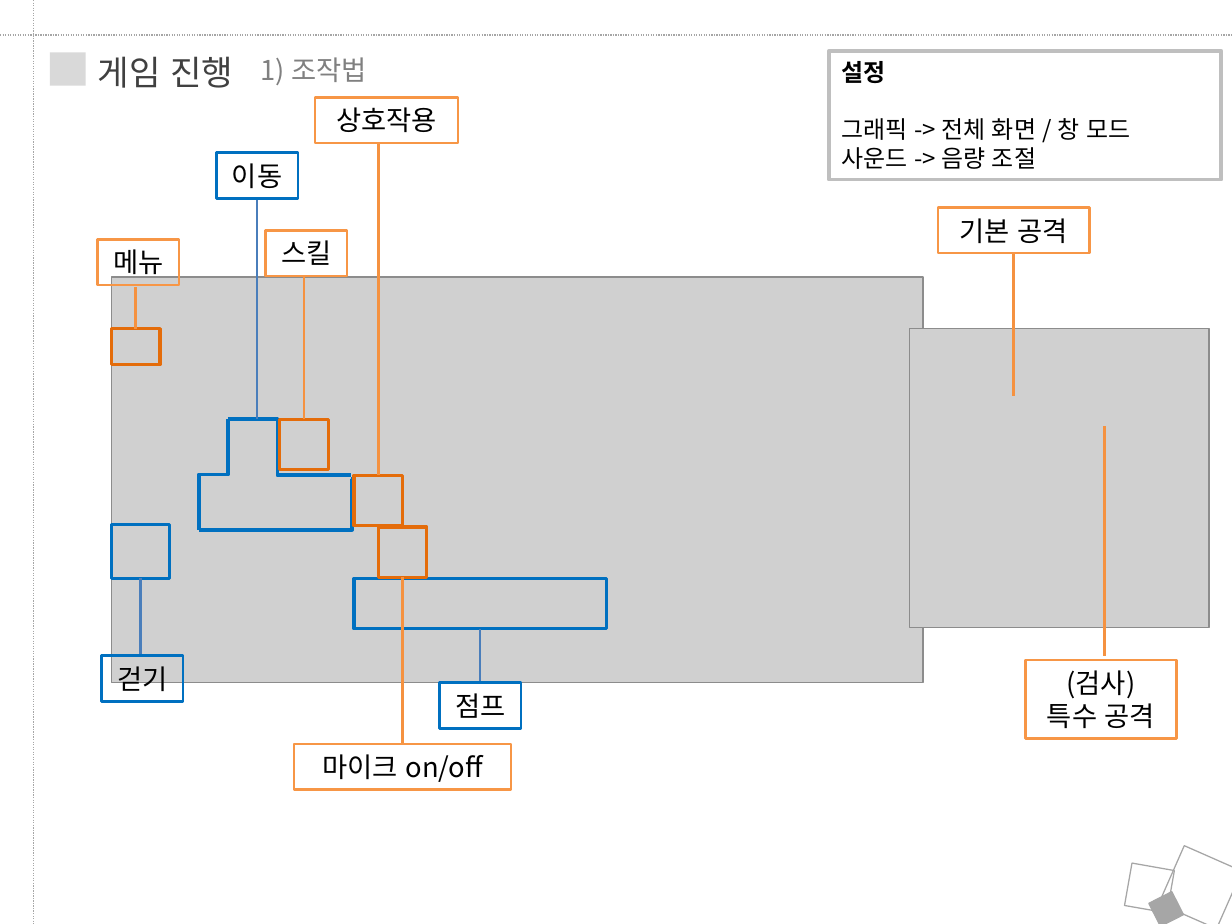
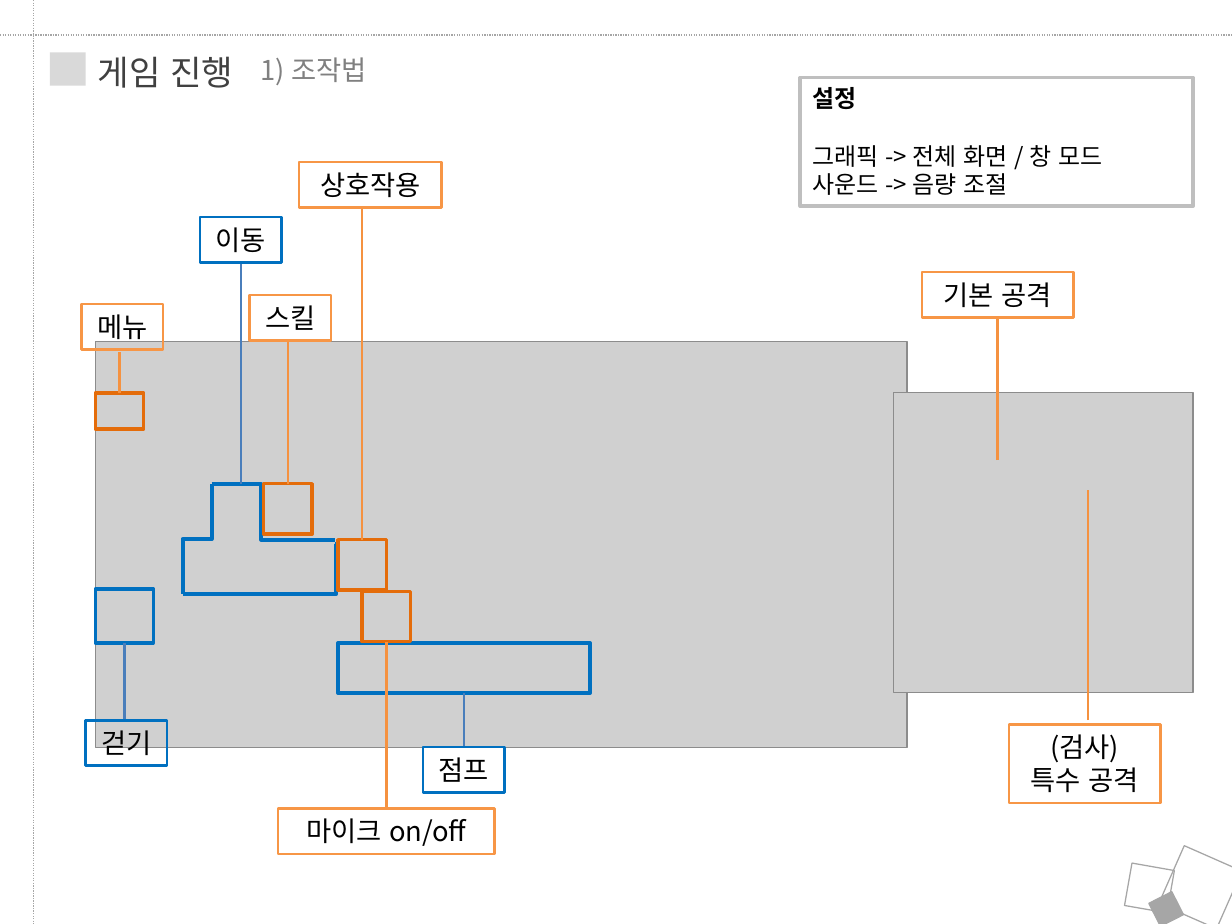
Before and after one commit to JungRobbi/ZolZak, a slide deck: slide 16 of Document/ppt.pptx (slide 31 before the commit). Drawn at 1232x924 pixels with LibreOffice and Linux fonts; fonts in the diff are those of the drawing; grey boxes stand for pictures. Boxes give left, top, right and bottom in pixels: in the first picture for what was removed or moved away, otherwise in the second. Text is boxed around its words. In the diff, an @@ line names an element or a change of style, - is before the commit and + after.

```diff
--- a/Document/ppt.pptx
+++ b/Document/ppt.pptx
@@ rectangle "설정": place and size @@
-rectangle "설정" at (829,51,1222,179)
+rectangle "설정" at (801,78,1194,206)
@@ 15 rectangles, 9 lines, 3 elbow lines, 2 pictures: place and size @@
-15 rectangles, 9 lines, 3 elbow lines, 2 pictures at (97,97,1209,790)
+15 rectangles, 9 lines, 3 elbow lines, 2 pictures at (81,161,1193,854)
```
Also in this commit, not shown: 8 other slides changed, 18 slides removed.
